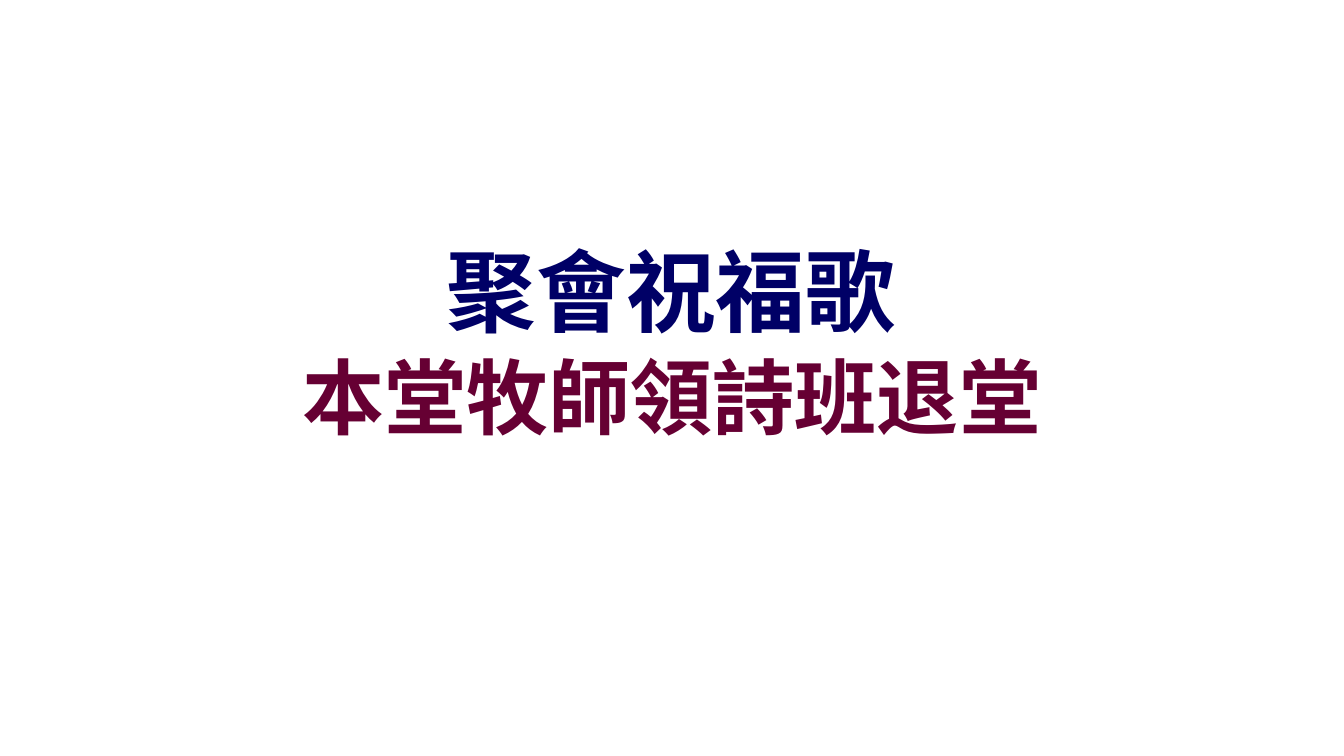
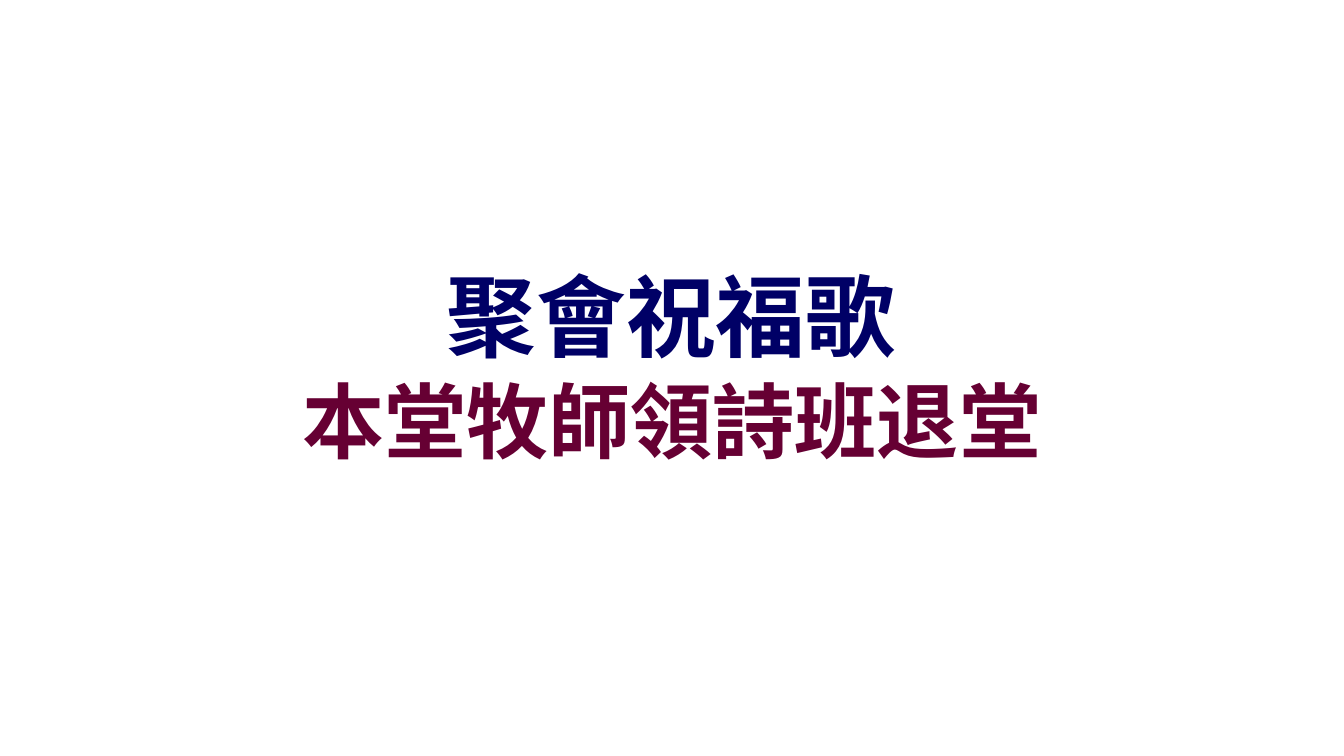
Before and after one commit to batisuoc/other-ppts, a slide deck: slide 28 of 崇拜流程_version02.pptx. Drawn at 1344x756 pixels with LibreOffice and Linux fonts; fonts in the diff are those of the drawing; background and template pictures are left out. Boxes give left, top, right and bottom in pixels: in the first picture for what was removed or moved away, otherwise in the second. Text is boxed around its words. In the diff, an @@ line names an element or a change of style, - is before the commit and + after.

```diff
--- a/崇拜流程_version02.pptx
+++ b/崇拜流程_version02.pptx
@@ text "聚會祝福歌" moved from (x1=447, y1=248, x2=895, y2=334) to (x1=447, y1=273, x2=895, y2=359) @@
@@ text "本堂牧師領詩班退堂" moved from (x1=302, y1=358, x2=1041, y2=436) to (x1=302, y1=382, x2=1041, y2=460) @@
```
Also in this commit, not shown: 8 other slides changed.
